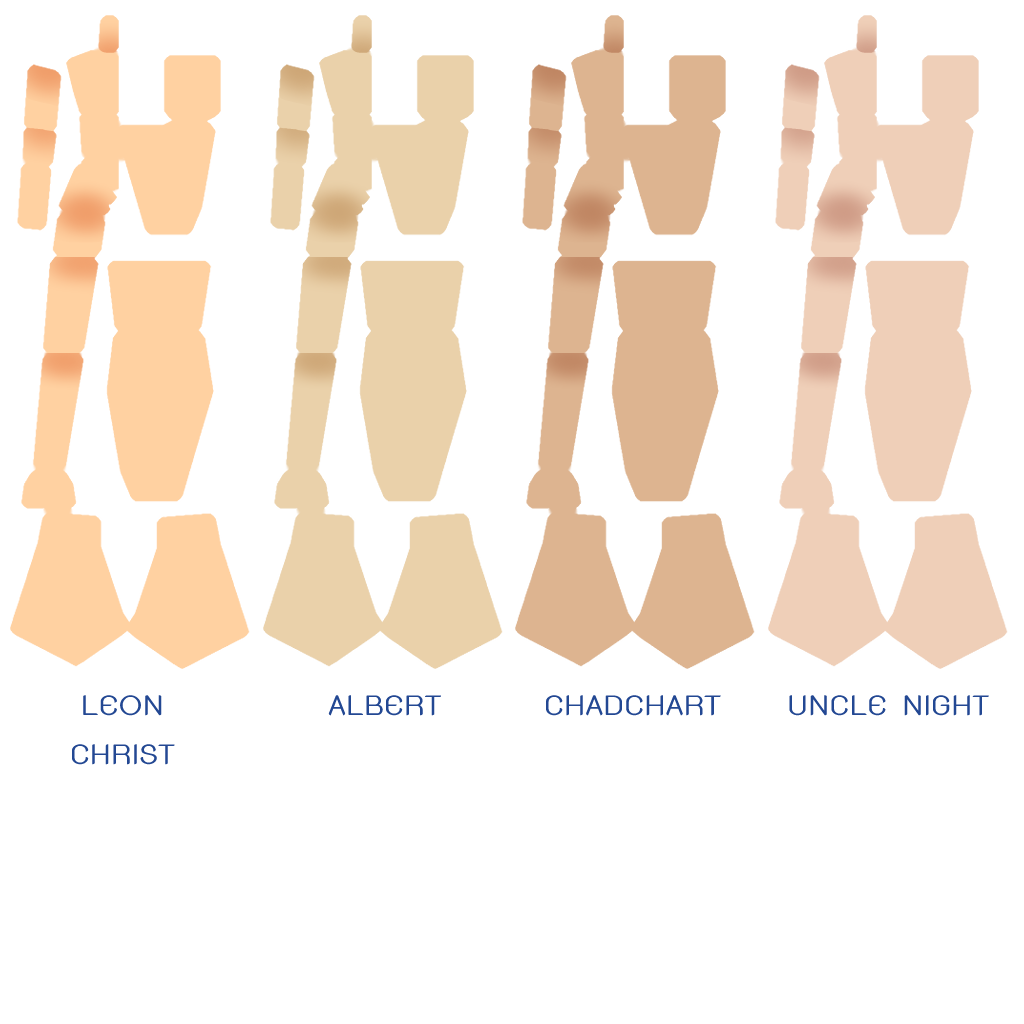
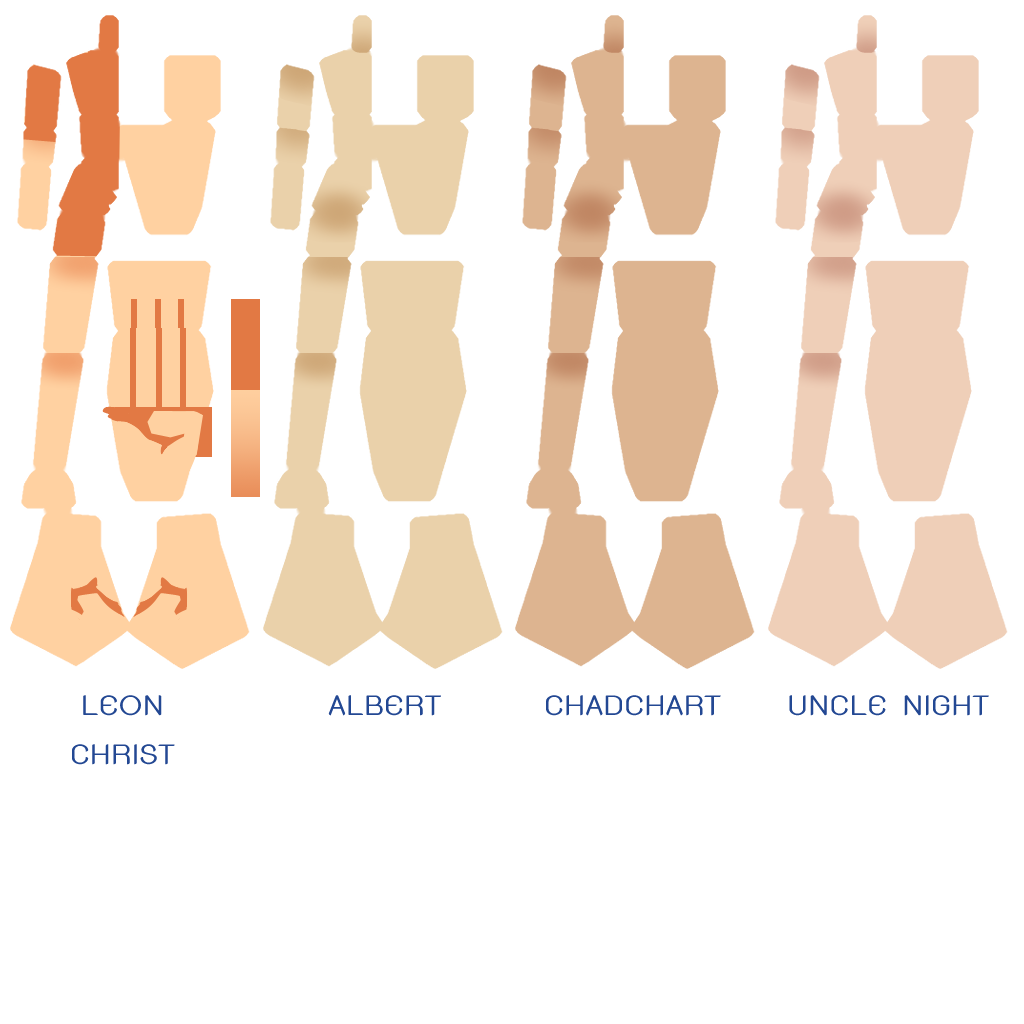
Layer changes from the first 1024px x 1024px image to the second:
added layer "Layer 11" above "Layer 2 Copy" over [147, 411, 203, 469]
added layer "Layer 2 Copy" above "Layer 10" over [130, 299, 186, 410]
added layer "Layer 10" above "Layer 8 Copy" over [102, 406, 212, 457]
added layer "Layer 8 Copy" above "Layer 6" over [70, 577, 188, 620]
added layer "Layer 6" above "Layer 7" over [231, 382, 260, 497]
added layer "Layer 7" above "Layer 5" over [231, 299, 260, 390]
added layer "Layer 5" above "Layer 1" over [231, 299, 260, 497]
painted on "Layer 1" over [23, 15, 120, 257]
